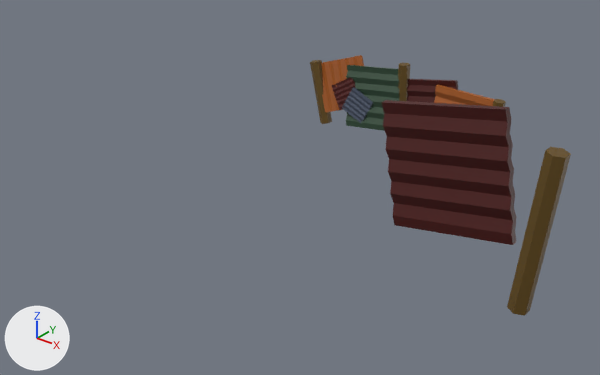
An edit to the Blender file BlendFiles/fences.blend, drawn before and after from the same camera.
One viewpoint serves both versions: a 50 mm camera at (13.34, -9.64, 10.45) aimed at (2.1, 4.41, 1.73). Lighting does not change. The marker at lower left points along +X, +Y and +Z.
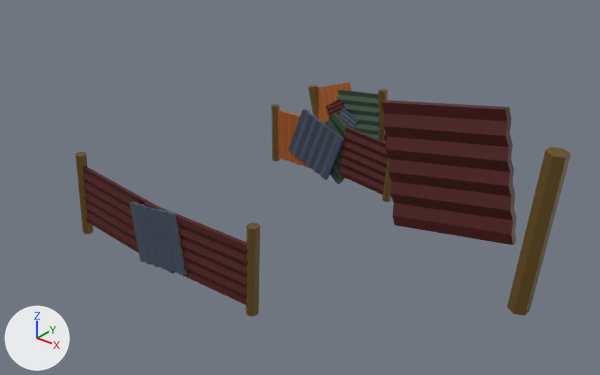
Where the newer file only moved an object's origin or applied its transform, the numbers keep the older frame.

The edits, one by one:
me_cylinder has 216 vertices, 200 faces and spans x -2.69..3.07, y -0.2..0.23, z -0.26..2.56.
me_cylinder is used by ob_fenceelement1; location (0.0, 8.7, 0.0).
me_cylinder part 1: the whole mesh is scaled about the mesh origin by 0.775.
me_cube_007 has 168 vertices, 154 faces and spans x -4.01..4.24, y -0.09..0.43, z -0.72..3.19.
me_cube_007 is used by ob_fenceelement2; location (0.0, 0.12, 0.01); rotation (0.0, -0.127, 0.0), in degrees (0, -7.3, 0).
me_cube_007 part 2: the whole mesh is scaled about its middle by 0.775, then moved by (-0.03, 1.52, -0.28).
me_cylinder_007 has 324 vertices, 300 faces and spans x -3.5..3.58, y -0.49..0.19, z -0.36..2.42.
me_cylinder_007 is used by ob_fenceelement3; location (0.0, 12.39, 0.01); rotation (0.0, -0.0209, 0.0), in degrees (0, -1.2, 0).
me_cylinder_007 part 3: the whole mesh is scaled about its middle by 0.775, then moved by (-0.01, -1.16, -0.23).
Object 'FenceElement1' (ob_fenceelement1) is now shown.
Object 'FenceElement1' (ob_fenceelement1) moves from (0.0, 8.7, 0.0) to (0.0, 8.33, 0.0).
Object 'FenceElement2' (ob_fenceelement2) is now shown.

What differs and where, as boxes [x1, y1, x2, y2] in the pictures (600 x 375 px):
'FenceElement2', shown (brown): after [75, 152, 260, 317]
'FenceElement3', mesh rescaled: before [310, 55, 506, 131]; after [308, 82, 388, 142]
'FenceElement1', shown: after [271, 104, 391, 202]
